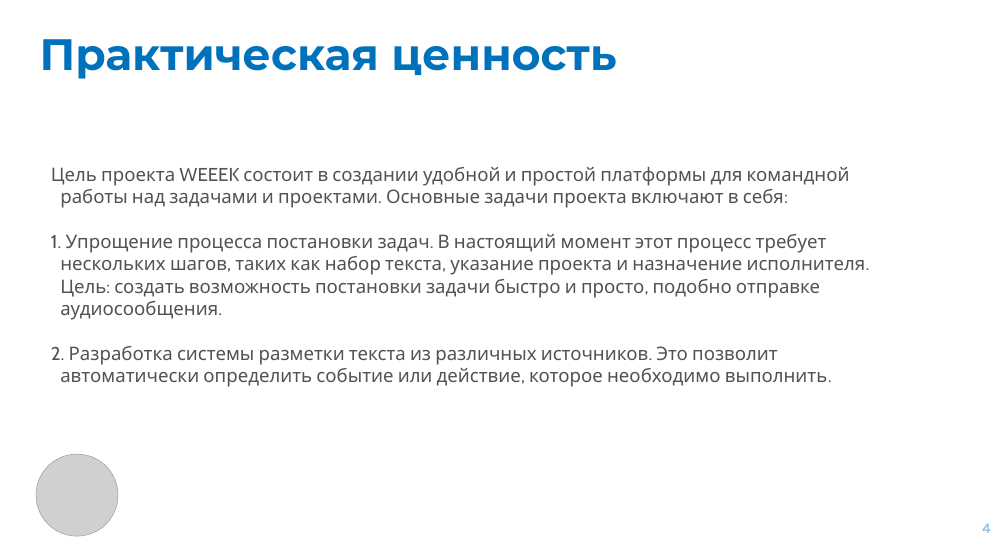
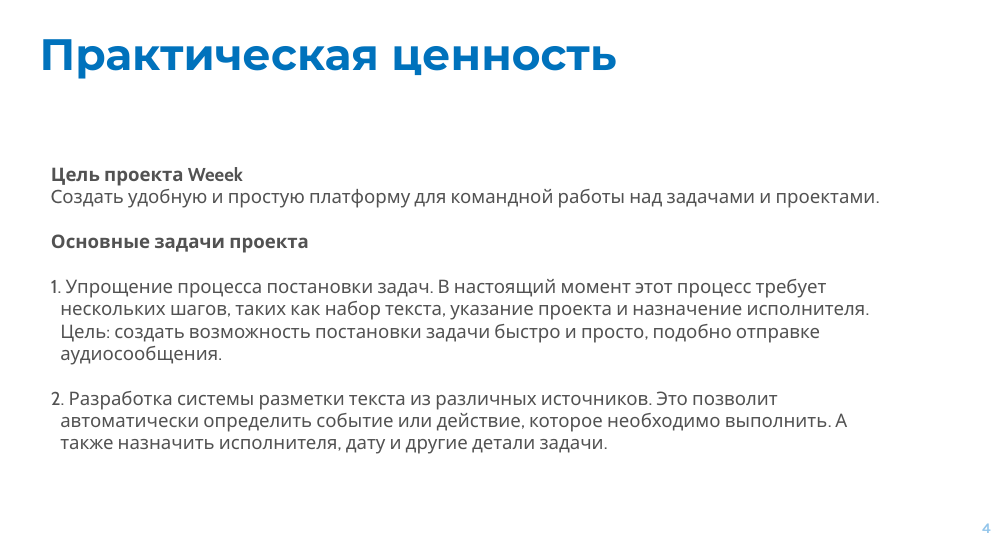
Before and after one commit to deeleel/weeek-hackathon, a slide deck: slide 4 of Авоська и Небоська_weeek.pptx. Drawn at 1008x559 pixels with LibreOffice and Linux fonts; fonts in the diff are those of the drawing; grey boxes stand for pictures. Boxes give left, top, right and bottom in pixels: in the first picture for what was removed or moved away, otherwise in the second. Text is boxed around its words. In the diff, an @@ line names an element or a change of style, - is before the commit and + after.

Commit message:
Update presentation

```diff
--- a/Авоська и Небоська_weeek.pptx
+++ b/Авоська и Небоська_weeek.pptx
@@ text at box(51, 167, 876, 253): text changed @@
-Цель проекта WEEEK состоит в создании удобной и простой платформы для командной работы над задачами и проектами. Основные задачи проекта включают в себя:
+Цель проекта Weeek
+Cоздать удобную и простую платформу для командной работы над задачами и проектами.
+Основные задачи проекта
@@ text at box(51, 391, 847, 454): text changed @@
-2. Разработка системы разметки текста из различных источников. Это позволит автоматически определить событие или действие, которое необходимо выполнить.
+2. Разработка системы разметки текста из различных источников. Это позволит автоматически определить событие или действие, которое необходимо выполнить. А также назначить исполнителя, дату и другие детали задачи.
@@ picture removed at box(36, 454, 118, 536) @@
```
Also in this commit, not shown: 4 other slides changed, 2 slides added, 2 slides removed.
